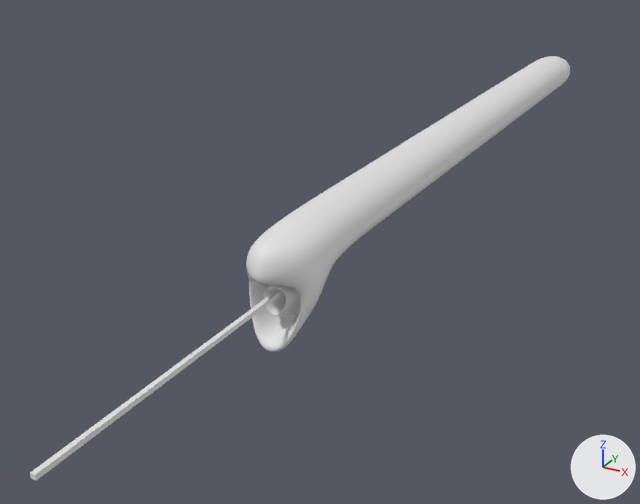
The FBX model Assets/whalemouth.fbx, before and after one commit.
Both versions are drawn from a 50 mm lens placed at (60.5, -95.6, 53.9), pointed at (-13.6, 39.1, -13.5). Lighting does not change. The marker at lower right points along +X, +Y and +Z.

The first picture shows 'Creature', 'Tentacle'.
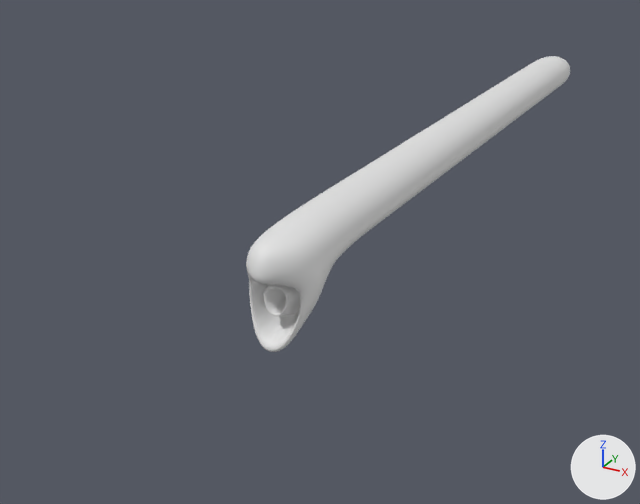
The newer file is also turned or shifted as a whole; pictures and numbers use the older file's frame.

Changed parts and their boxes (x1, y1, x2, y2) in the pictures (640 x 504 px):
'Tentacle', deleted
    before: (30, 291, 279, 480)

The change, as a diff of the scene's bpy script:
```diff
--- a/Assets/whalemouth.fbx.py
+++ b/Assets/whalemouth.fbx.py
@@ ob_tentacle @@
-ob_tentacle = bpy.data.objects.new('Tentacle', me_cube_001)
-ob_tentacle.location = (0.0, 1.5, -2.8)
```
